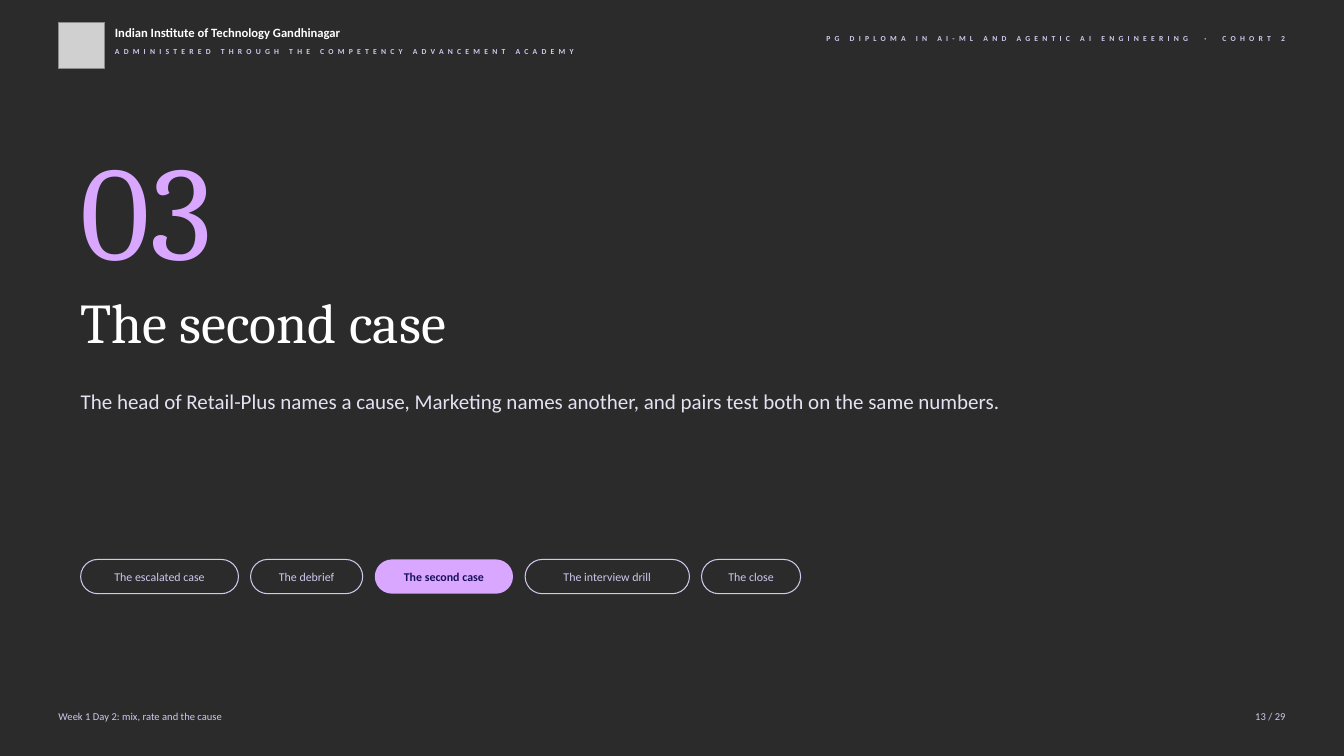
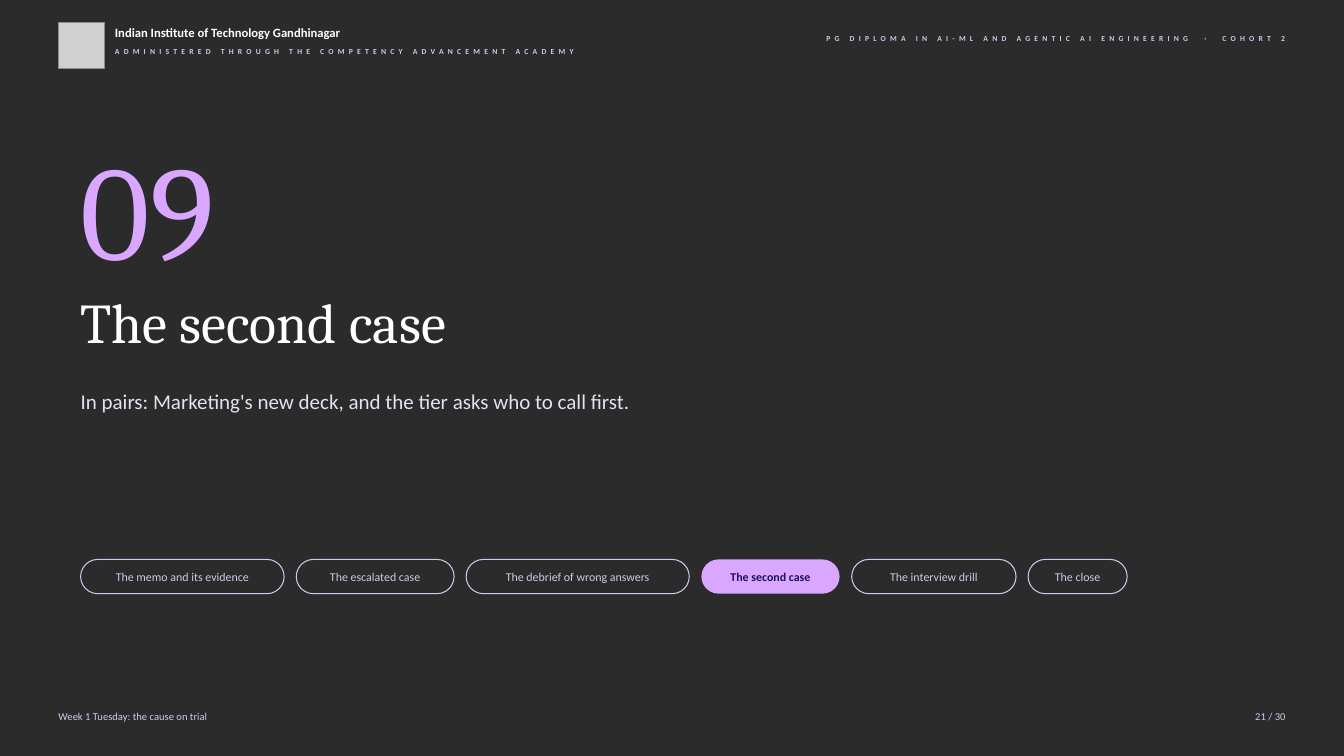
Before and after one commit to fde-academy-lab/c2-content-factory, a slide deck: slide 21 of content/W01/D2/slides/C2_W01_D02_half2_STUDENT.pptx (slide 13 before the commit). Drawn at 1344x756 pixels with LibreOffice and Linux fonts; fonts in the diff are those of the drawing; grey boxes stand for pictures; background and template pictures are left out; a plain dark background stands for a picture behind light text. Boxes give left, top, right and bottom in pixels: in the first picture for what was removed or moved away, otherwise in the second. Text is boxed around its words. In the diff, an @@ line names an element or a change of style, - is before the commit and + after.

```diff
--- a/content/W01/D2/slides/C2_W01_D02_half2_STUDENT.pptx
+++ b/content/W01/D2/slides/C2_W01_D02_half2_STUDENT.pptx
@@ text at box(81, 170, 215, 261): text changed @@
-03
+09
@@ text at box(81, 394, 629, 413): text changed @@
-The head of Retail-Plus names a cause, Marketing names another, and pairs test both on the same numbers.
+In pairs: Marketing's new deck, and the tier asks who to call first.
@@ rounded rectangle "The memo and its evidence": place and size @@
-rounded rectangle "The memo and its evidence" at box(81, 560, 239, 594)
+rounded rectangle "The memo and its evidence" at box(81, 560, 284, 594)
@@ rounded rectangle "The escalated case": place and size @@
-rounded rectangle "The escalated case" at box(251, 560, 363, 594)
+rounded rectangle "The escalated case" at box(296, 560, 455, 594)
@@ rounded rectangle "The debrief of wrong answers": place and size @@
-rounded rectangle "The debrief of wrong answers" at box(375, 560, 513, 594)
+rounded rectangle "The debrief of wrong answers" at box(466, 560, 689, 594)
@@ rounded rectangle "The debrief of wrong answers" at box(466, 560, 689, 594): fill #D9A7FF to none; outline none to #CFC9EE 0.75 pt @@
@@ rounded rectangle "The second case": place and size @@
-rounded rectangle "The second case" at box(525, 560, 690, 594)
+rounded rectangle "The second case" at box(702, 560, 840, 594)
@@ rounded rectangle "The second case" at box(702, 560, 840, 594): fill none to #D9A7FF; outline #CFC9EE 0.75 pt to none @@
@@ rounded rectangle "The interview drill": place and size @@
-rounded rectangle "The interview drill" at box(702, 560, 801, 594)
+rounded rectangle "The interview drill" at box(852, 560, 1016, 594)
@@ rounded rectangle added at box(1028, 560, 1127, 594), outline #CFC9EE 0.75 pt, 8.5 pt, text #CFC9EE @@
+The close
@@ text in rounded rectangle at box(116, 573, 248, 581): text changed @@
-The escalated case
+The memo and its evidence
@@ text in rounded rectangle at box(330, 573, 420, 581): text changed @@
-The debrief
+The escalated case
@@ text in rounded rectangle at box(506, 573, 650, 583): text changed; text colour #1A0F5C to #CFC9EE; bold off @@
-The second case
+The debrief of wrong answers
@@ text in rounded rectangle at box(730, 572, 811, 581): text changed; text colour #CFC9EE to #1A0F5C; bold on @@
-The interview drill
+The second case
@@ text in rounded rectangle at box(890, 572, 978, 581): text changed @@
-The close
+The interview drill
@@ text at box(58, 712, 207, 722): text changed @@
-Week 1 Day 2: mix, rate and the cause
+Week 1 Tuesday: the cause on trial
@@ text at box(1255, 713, 1286, 720): text changed @@
-13 / 29
+21 / 30
```
Also in this commit, not shown: 13 other slides changed, 16 slides added, 15 slides removed, 11 other files.
